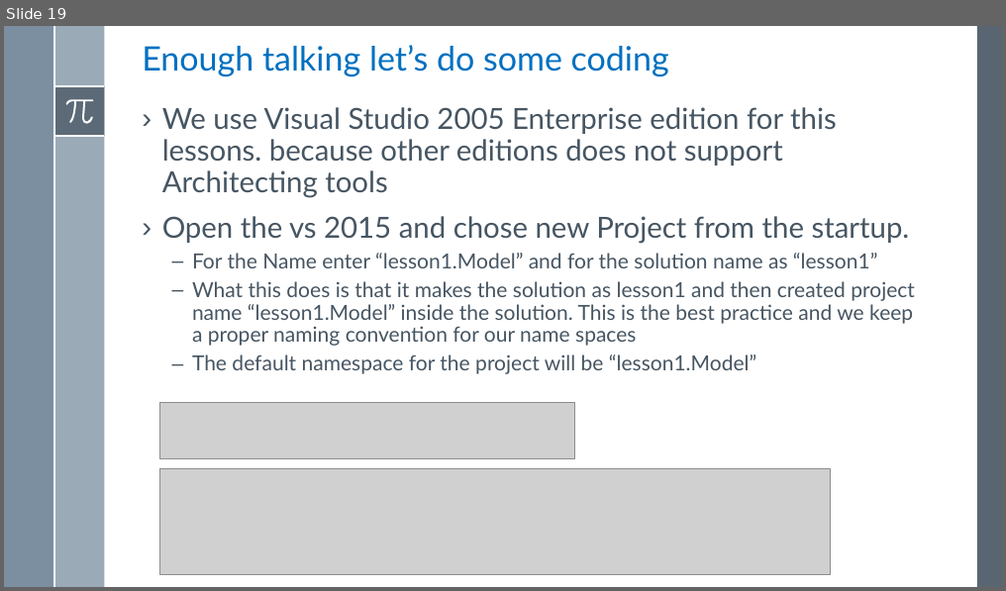
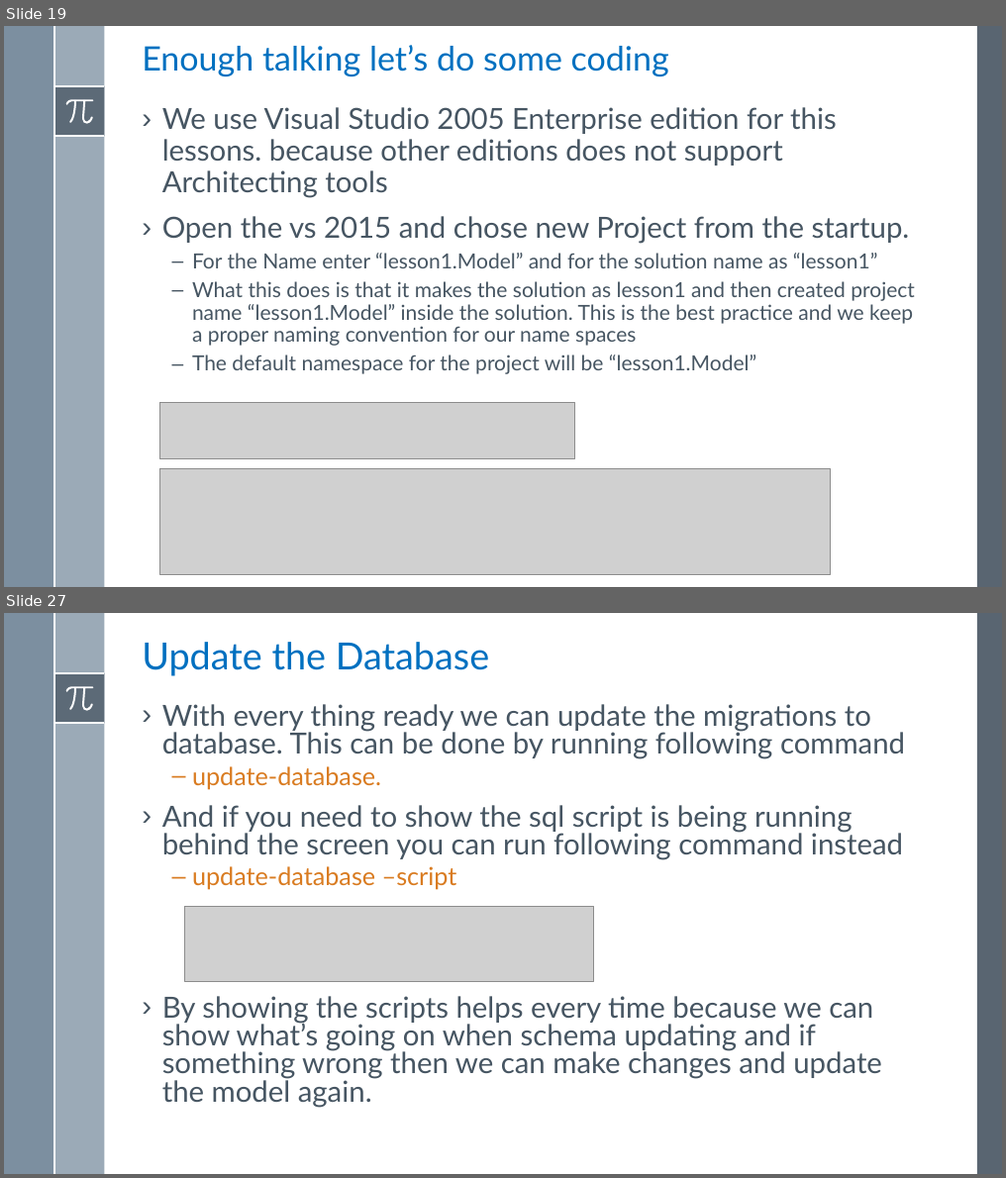
Before and after one commit to asachanxxx/WebApiTraning, a slide deck: Notes/Lesson 1/Lesson 1 - Implement First Bound Context Using Entity Framework.pptx. Shown one above the other, each under a label of ours: slide 19 before the commit, slides 19 and 27 after it; the slides between them are not shown. The pictures are 1006x591 and 1006x1178 pixels, drawn with LibreOffice and Linux fonts; fonts in the diff are those of the drawing; grey boxes stand for pictures. Boxes give left, top, right and bottom in pixels: in the first picture for what was removed or moved away, otherwise in the second. Text is boxed around its words. In the diff, an @@ line names an element or a change of style, - is before the commit and + after.

```diff
--- a/Notes/Lesson 1/Lesson 1 - Implement First Bound Context Using Entity Framework.pptx
+++ b/Notes/Lesson 1/Lesson 1 - Implement First Bound Context Using Entity Framework.pptx
@@ slide 27 added at box(4, 613, 1002, 1174), background #FFFFFF; not listed: 8 template elements that a slide beside it also shows @@
@@ title added at box(142, 642, 489, 676), 36 pt, text #0070C0 @@
+Update the Database
@@ text added at box(162, 704, 905, 1107), 28 pt, text #465562 @@
+› With every thing ready we can update the migrations to database. This can be done by running following command
+  – update-database.
+› And if you need to show the sql script is being running behind the screen you can run following command instead
+  – update-database –script
+› By showing the scripts helps every time because we can show what’s going on when schema updating and if something wrong then we can make changes and update the model again.
@@ picture added at box(184, 906, 593, 982) @@
```
Also in this commit, not shown: 9 other slides added, 2 slides removed, 3 other files.
